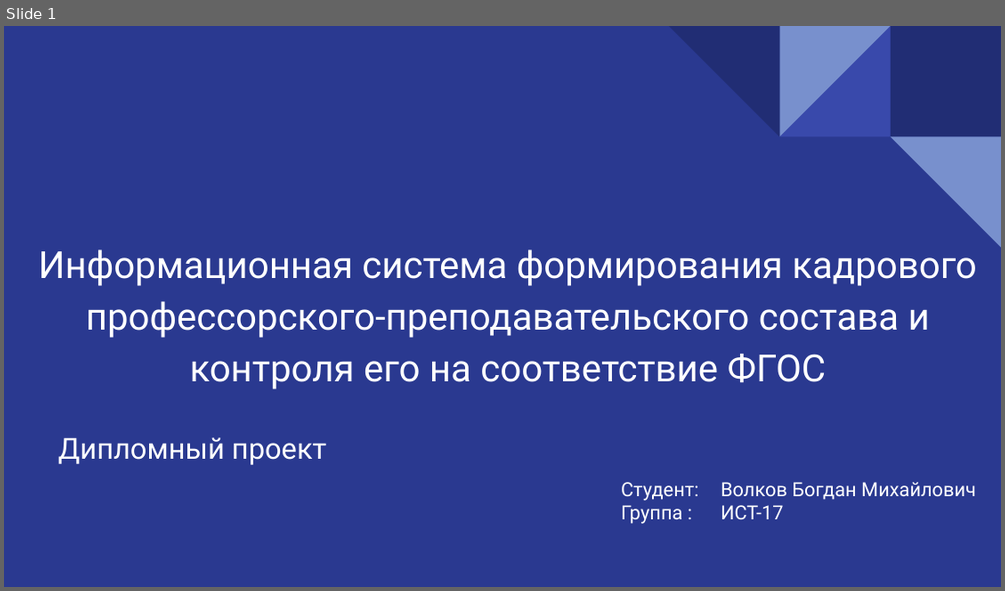
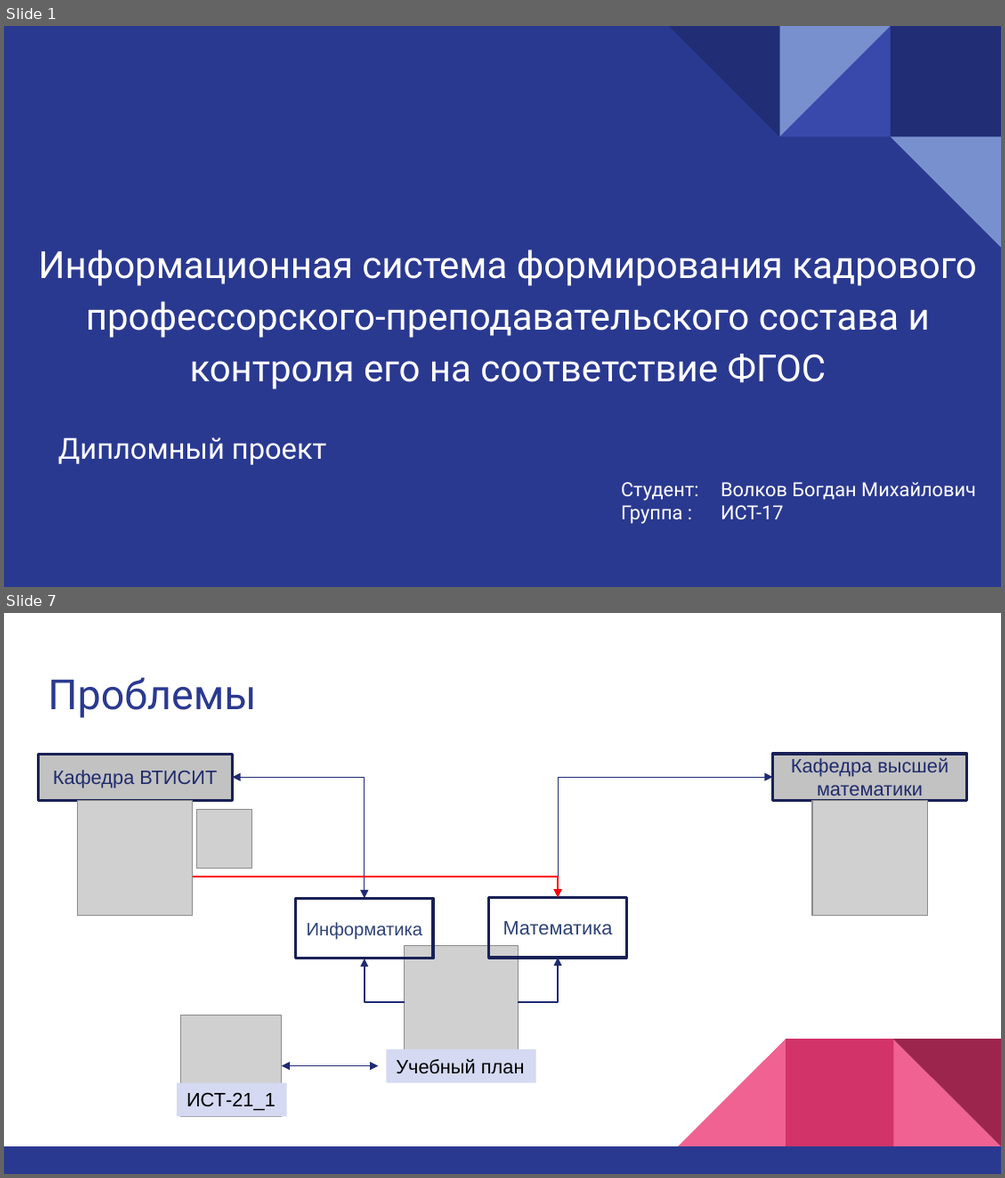
Before and after one commit to bogya345/Diplom, a slide deck: @_docs/bogya/presentation.pptx. Shown one above the other, each under a label of ours: slide 1 before the commit, slides 1 and 7 after it; the slides between them are not shown. The pictures are 1005x591 and 1005x1178 pixels, drawn with LibreOffice and Linux fonts; fonts in the diff are those of the drawing; grey boxes stand for pictures. Boxes give left, top, right and bottom in pixels: in the first picture for what was removed or moved away, otherwise in the second. Text is boxed around its words. In the diff, an @@ line names an element or a change of style, - is before the commit and + after.

```diff
--- a/@_docs/bogya/presentation.pptx
+++ b/@_docs/bogya/presentation.pptx
@@ slide 7 added at (4,613,1001,1174), background #FFFFFF @@
@@ title added at (48,677,256,718), 30 pt, text #2A3990 @@
+Проблемы
@@ rectangle added at (38,754,232,801), fill #C2C2C2, outline #182156 2 pt, 14 pt, text #202B6C @@
+Кафедра ВТИСИТ
@@ rectangle added at (773,754,967,801), fill #C2C2C2, outline #182156 2 pt, 14 pt, text #202B6C @@
+Кафедра высшей математики
@@ elbow double arrow added from (232, 778) to (364, 898), #1E2B73 0.75 pt @@
@@ elbow double arrow added from (558, 897) to (773, 777), #1E2B73 0.75 pt @@
@@ picture added at (78,801,194,915) @@
@@ picture added at (196,810,251,868) @@
@@ picture added at (812,801,928,915) @@
@@ elbow arrow added from (193, 876) to (558, 897), #FF0000 1 pt @@
@@ rectangle added at (295,898,433,958), outline #182156 2 pt, 13 pt, text #2C4177 @@
+Информатика
@@ rectangle added at (489,897,627,957), outline #182156 2 pt, 14 pt, text #2C4177 @@
+Математика
@@ elbow arrow added from (404, 1002) to (364, 958), #1E2B73 1 pt @@
@@ picture added at (404,945,518,1059) @@
@@ elbow arrow added from (518, 1002) to (558, 958), #1E2B73 1 pt @@
@@ picture added at (180,1015,281,1117) @@
@@ double arrow added from (281, 1065) to (378, 1065), #1E2B73 0.75 pt @@
@@ rectangle added at (386,1048,535,1083), fill #D5D9F1, 14 pt, text #000000 @@
+Учебный план
@@ rectangle added at (177,1083,286,1117), fill #D5D9F1, 14 pt, text #000000 @@
+ИСТ-21_1
@@ group added at (4,1038,1001,1174): 3 right triangles, 2 rectangles @@
```
Also in this commit, not shown: 4 slides changed, 5 other slides added, 2 slides removed, 2 other files.
